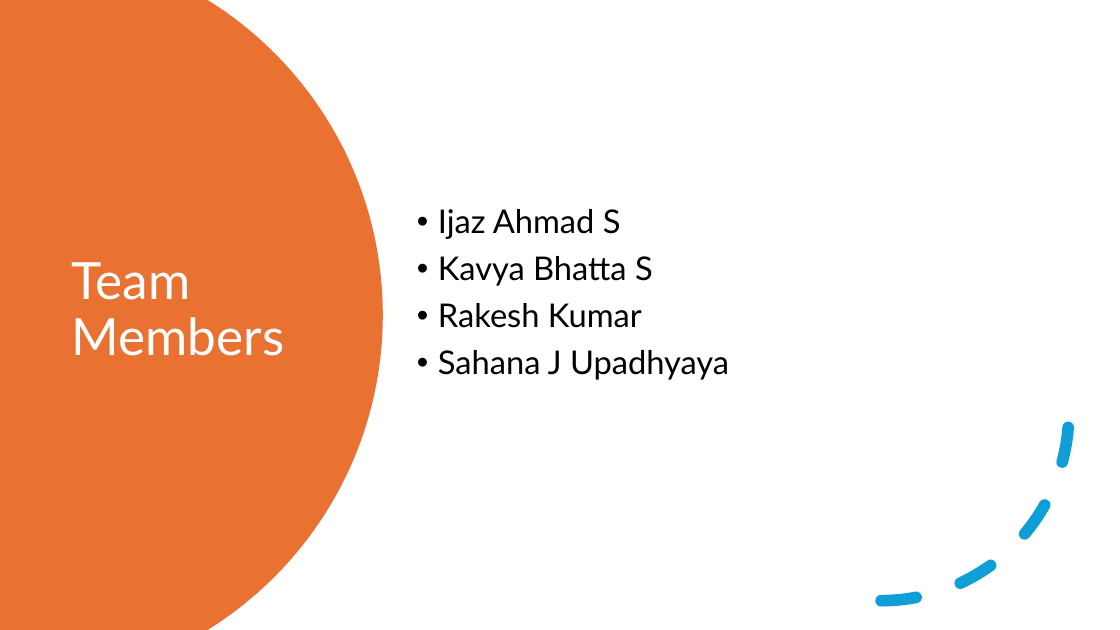
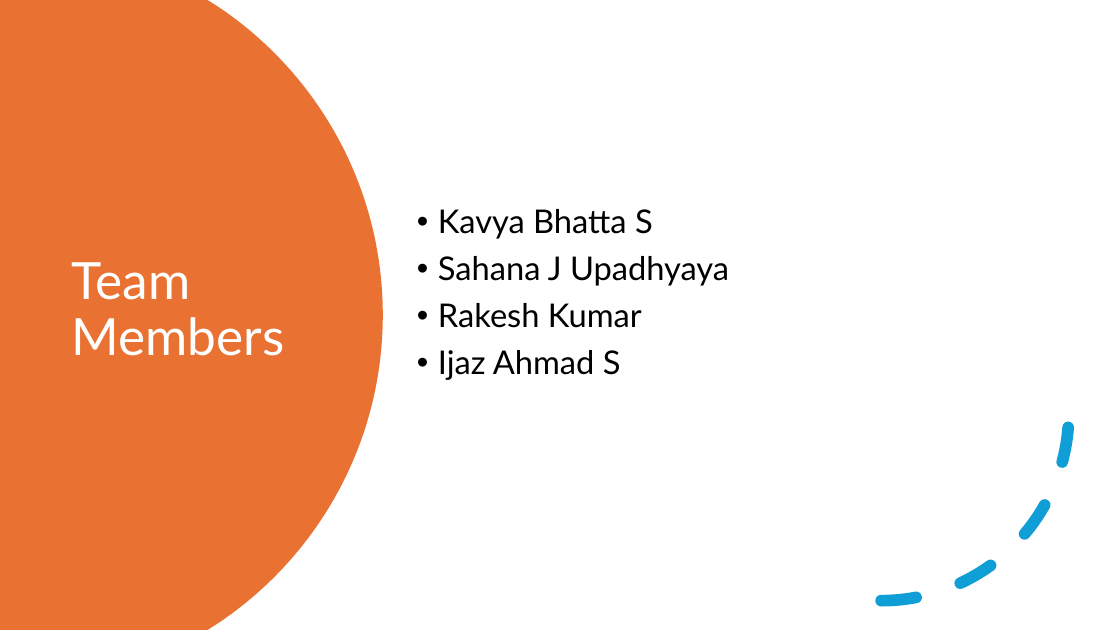
Before and after one commit to Sahanaaa05/DataForge, a slide deck: slide 2 of DataForge-(SignalStream).pptx. Drawn at 1120x630 pixels with LibreOffice and Linux fonts; fonts in the diff are those of the drawing. Boxes give left, top, right and bottom in pixels: in the first picture for what was removed or moved away, otherwise in the second. Text is boxed around its words. In the diff, an @@ line names an element or a change of style, - is before the commit and + after.

```diff
--- a/DataForge-(SignalStream).pptx
+++ b/DataForge-(SignalStream).pptx
@@ text at <box>438,209,729,328</box>: paragraphs added @@
+• Kavya Bhatta S
+• Sahana J Upadhyaya
+• Rakesh Kumar
@@ text at <box>438,256,729,380</box>: paragraphs removed @@
-• Kavya Bhatta S
-• Rakesh Kumar
-• Sahana J Upadhyaya
```
Also in this commit, not shown: 8 other slides changed, 5 other files.
